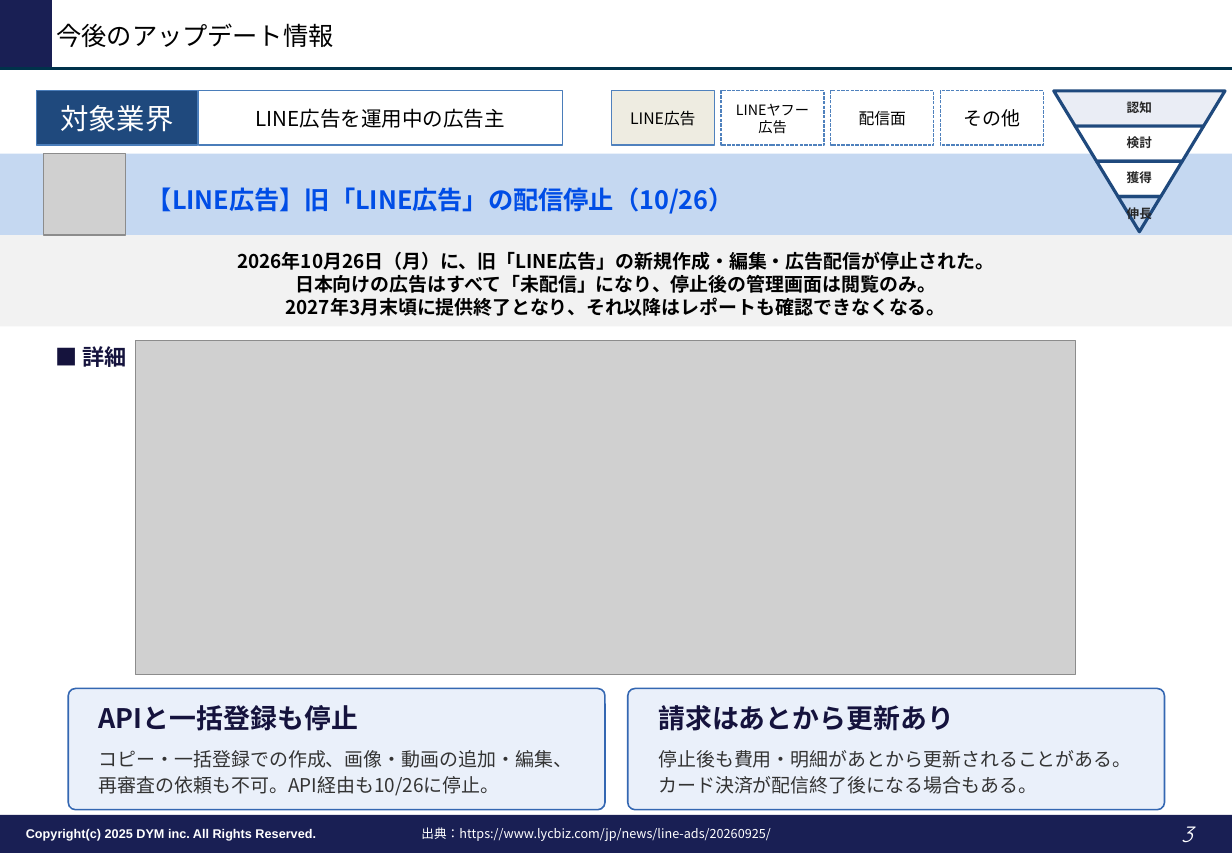
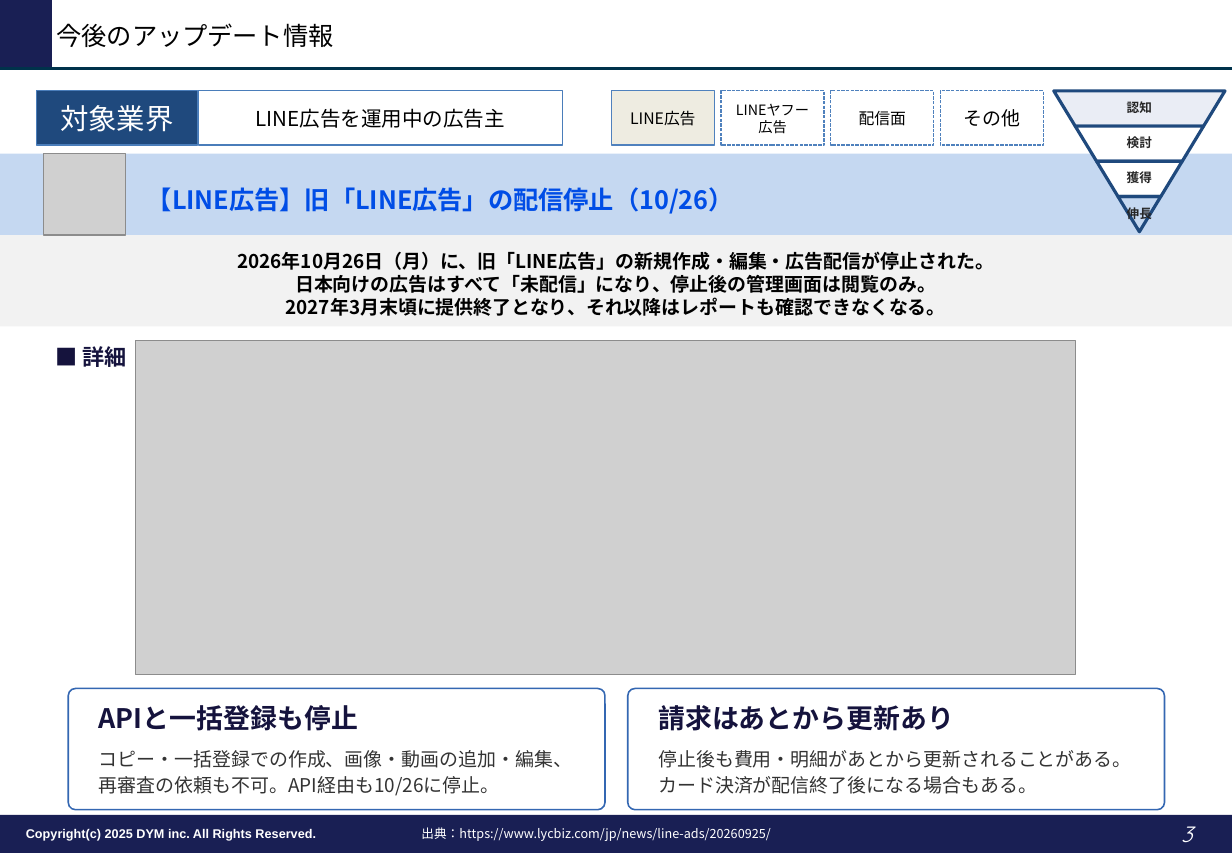
Before and after one commit to tonomura-r-dev/folder, a slide deck: slide 3 of LINE広告トレンドレポート_2026年10月.pptx. Drawn at 1232x853 pixels with LibreOffice and Linux fonts; fonts in the diff are those of the drawing; grey boxes stand for pictures; background and template pictures are left out. Boxes give left, top, right and bottom in pixels: in the first picture for what was removed or moved away, otherwise in the second. Text is boxed around its words. In the diff, an @@ line names an element or a change of style, - is before the commit and + after.

```diff
--- a/LINE広告トレンドレポート_2026年10月.pptx
+++ b/LINE広告トレンドレポート_2026年10月.pptx
@@ rounded rectangle "APIと一括登録も停止" at (68,688,605,810): fill #EAF0FA to #FFFFFF @@
@@ rounded rectangle "請求はあとから更新あり" at (628,688,1165,810): fill #EAF0FA to #FFFFFF @@
```
Also in this commit, not shown: 4 other slides changed.
